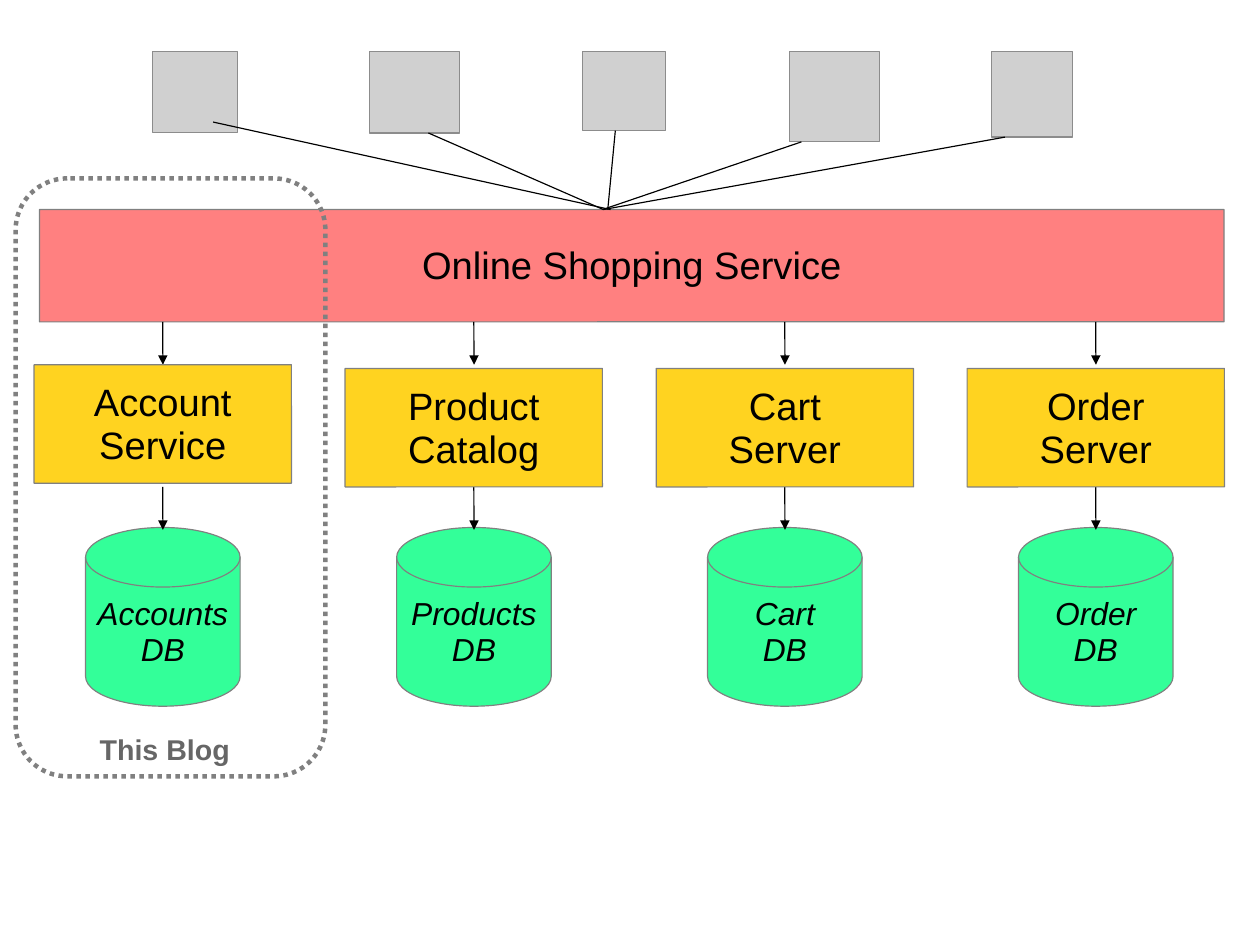
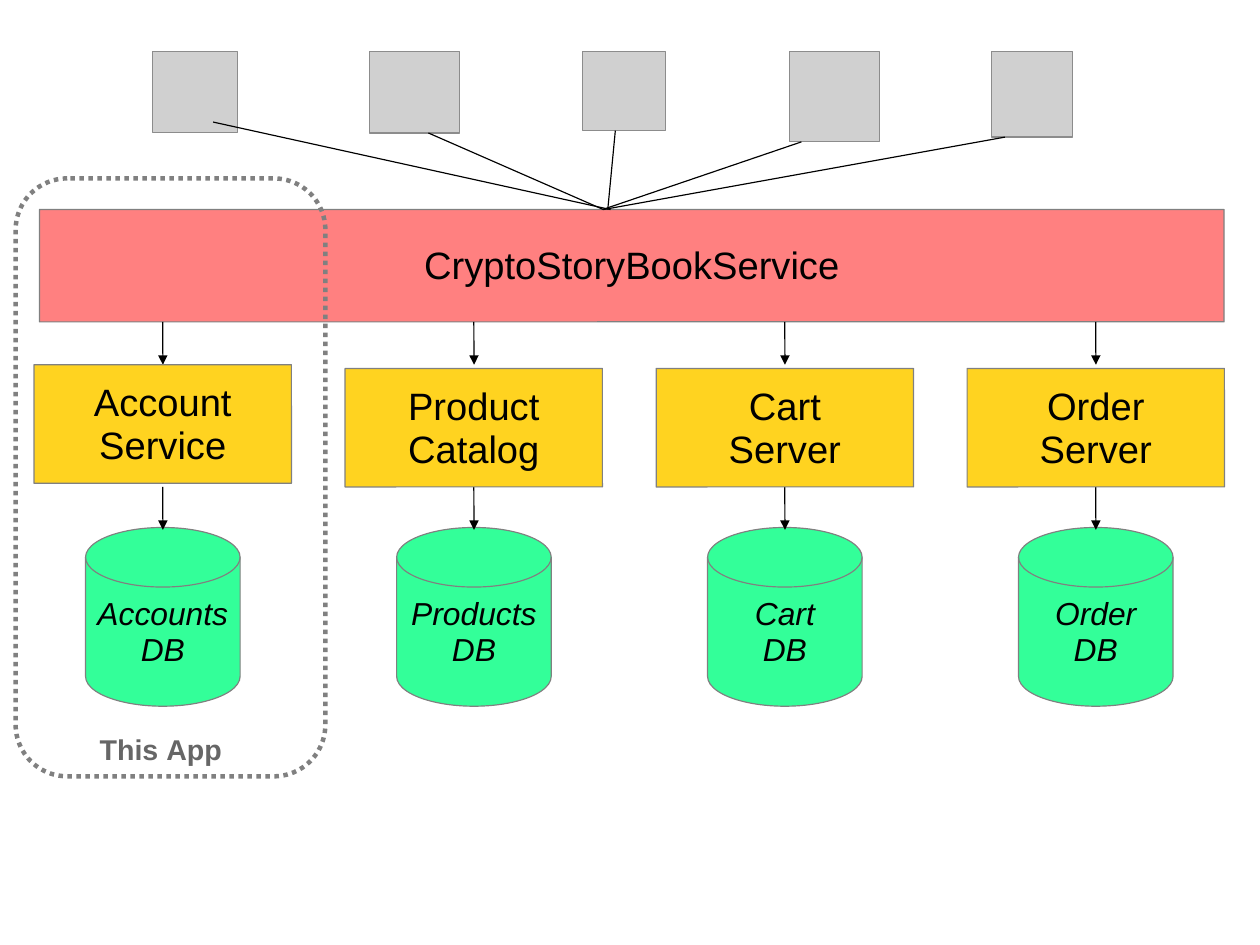
Before and after one commit to LouiValley/iStoryBook, a slide deck: slide 1 of MicroServices/diagrams.ppt. Drawn at 1260x945 pixels with LibreOffice and Linux fonts; fonts in the diff are those of the drawing; grey boxes stand for pictures. Boxes give left, top, right and bottom in pixels: in the first picture for what was removed or moved away, otherwise in the second. Text is boxed around its words. In the diff, an @@ line names an element or a change of style, - is before the commit and + after.

```diff
--- a/MicroServices/diagrams.ppt
+++ b/MicroServices/diagrams.ppt
@@ text in rounded rectangle at (x1=424, y1=251, x2=839, y2=287): text changed @@
-Online Shopping Service
+CryptoStoryBookService
@@ text at (x1=100, y1=739, x2=221, y2=765): text changed @@
-This Blog
+This App
```
Also in this commit, not shown: 1 other slide changed, 1 other file.
